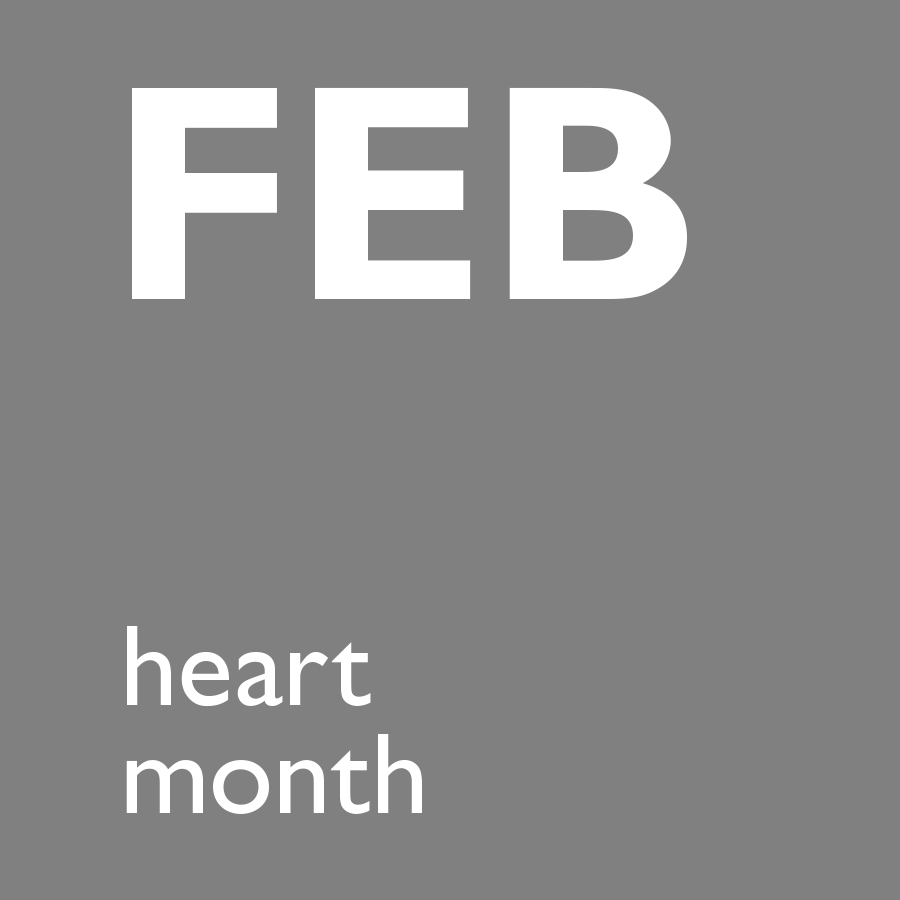
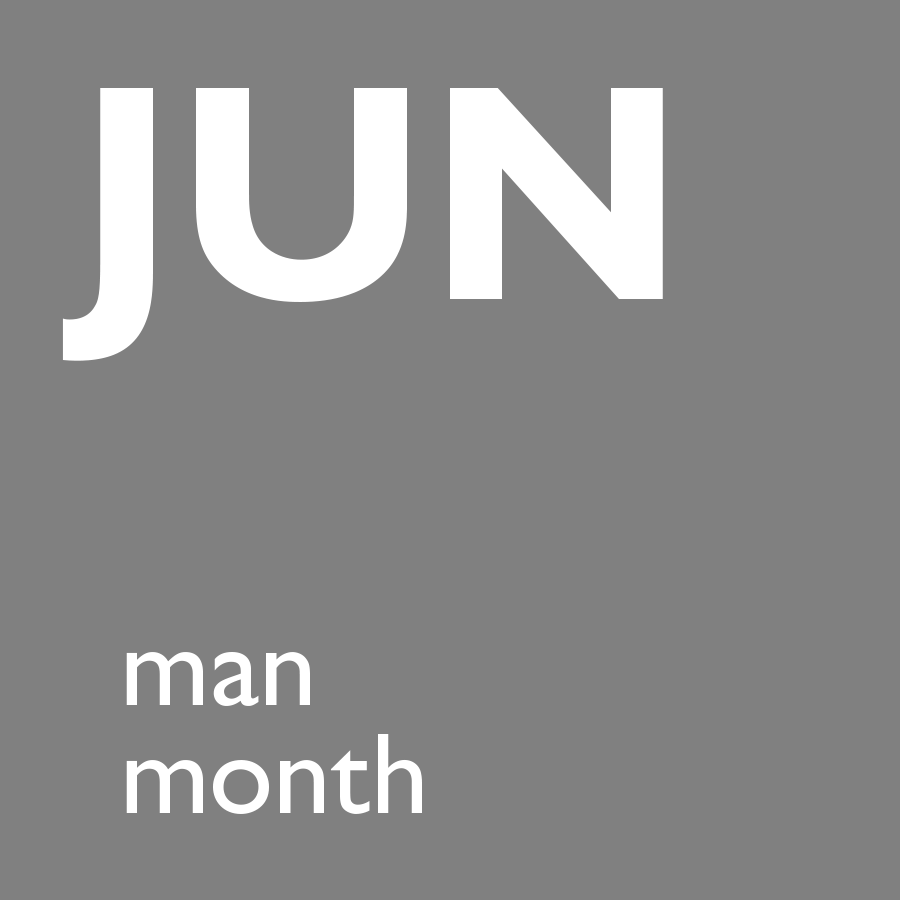
Layers edited between the first and the second (900, 900) image:
added group "June" with 2 layers above "May" over [62, 88, 663, 707]
added layer "JUN" in group "June" over [62, 88, 663, 361]
added layer "man month" in group "June" over [126, 652, 371, 707]
hid group "February" (2 layers) over [126, 87, 687, 707]
painted on "heart month" over [179, 642, 371, 707]
